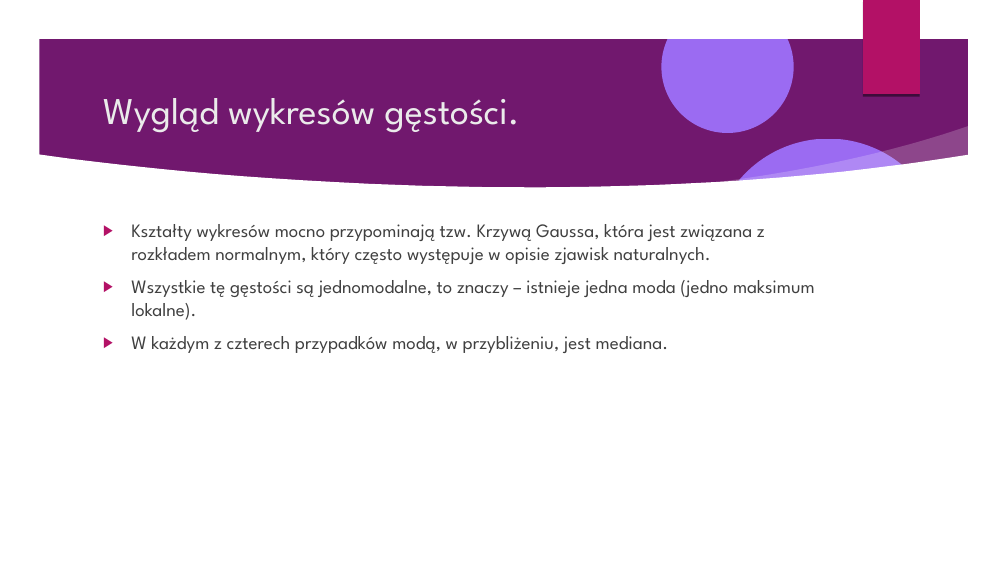
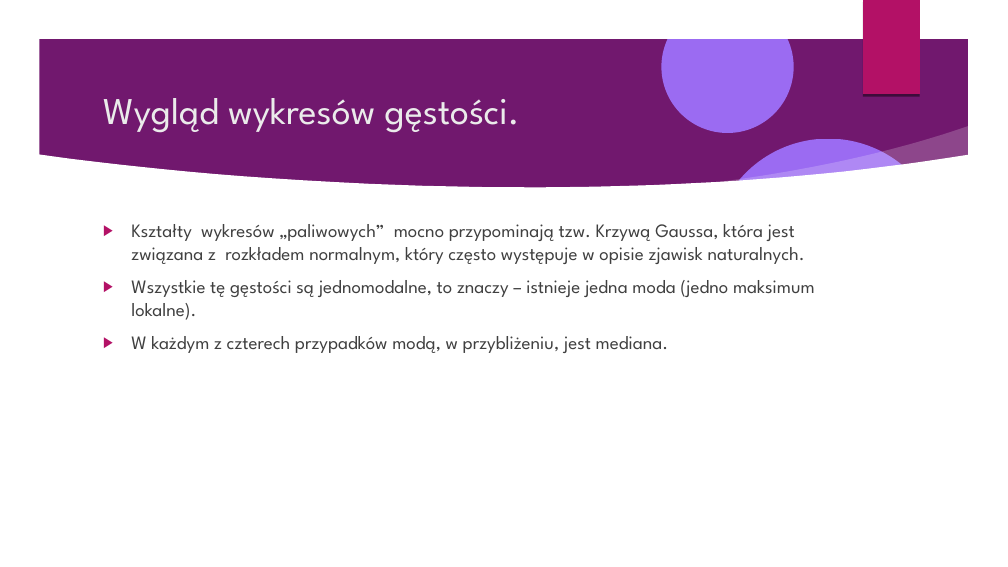
Before and after one commit to Pawel-Tomasz-Nowak/Scientific-collaboration, a slide deck: slide 43 of EmissionAnalysis/Prezentacja projektu.odp (slide 44 before the commit). Drawn at 1008x567 pixels with LibreOffice and Linux fonts; fonts in the diff are those of the drawing; background and template pictures are left out. Boxes give left, top, right and bottom in pixels: in the first picture for what was removed or moved away, otherwise in the second. Text is boxed around its words. In the diff, an @@ line names an element or a change of style, - is before the commit and + after.

```diff
--- a/EmissionAnalysis/Prezentacja projektu.odp
+++ b/EmissionAnalysis/Prezentacja projektu.odp
@@ text at [131, 224, 805, 264]: text changed @@
-▶ Kształty wykresów mocno przypominają tzw. Krzywą Gaussa, która jest związana z rozkładem normalnym, który często występuje w opisie zjawisk naturalnych.
+▶ Kształty wykresów „paliwowych” mocno przypominają tzw. Krzywą Gaussa, która jest związana z rozkładem normalnym, który często występuje w opisie zjawisk naturalnych.
```
Also in this commit, not shown: 19 other slides changed, 3 slides added, 3 slides removed, 2 other files.
